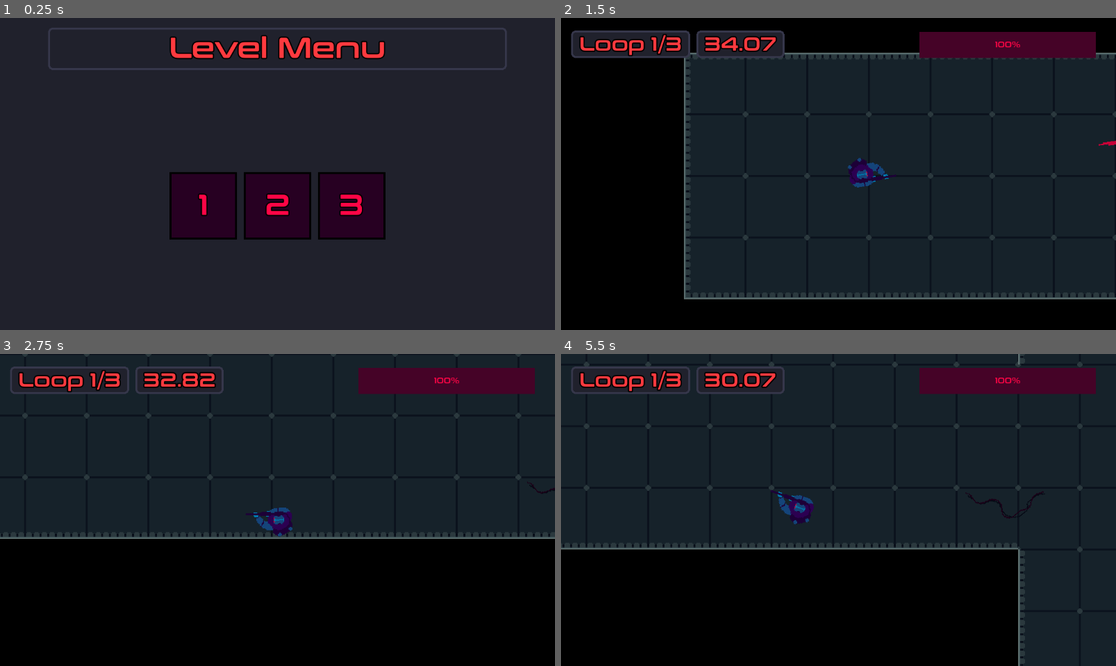
Above: before the commit, frames 1-4 (two rows, left to right).
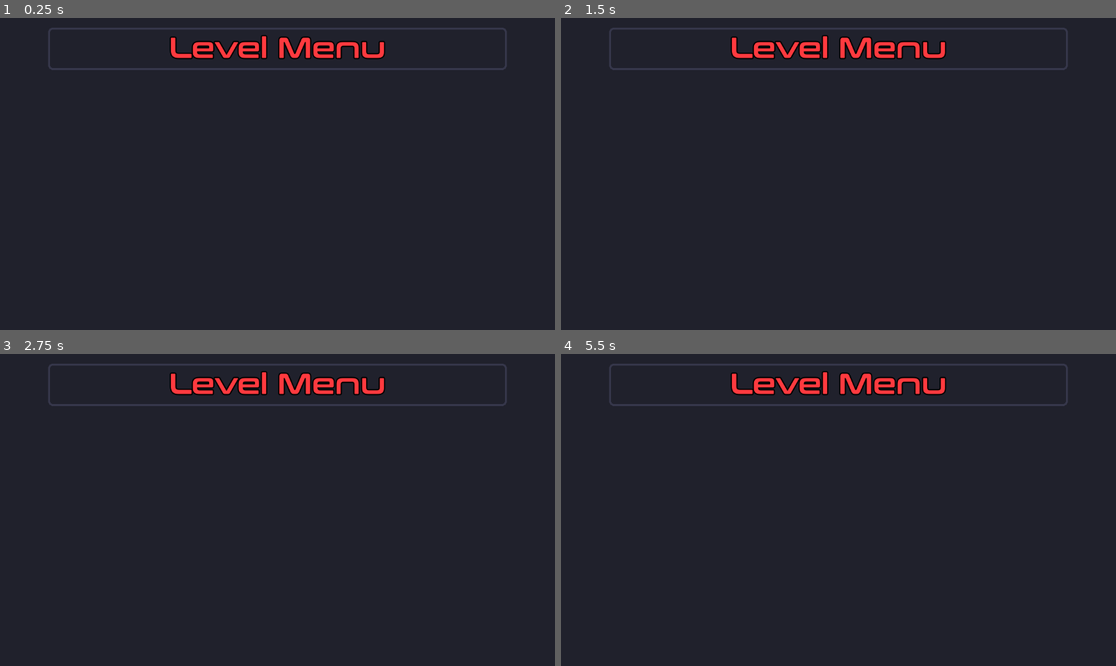
Above: after the commit, the same moments.

Repository: AthertonRoamer/GMTK25
Game: Godot game, scene res://framework/main/main.tscn
Same seed, same stepped clock (60 frames per second), same inputs: the game is played once before the commit and once after it. The engine's default icon, where the game draws it, is replaced by a stand-in: a white triangle on a blue panel in a dark square.
Inputs (mouse positions are in pixels of both pictures, inside the frame that each line leads up to):
- Up to frame 1 (0.25 s): no input
- Up to frame 2 (1.5 s): click (766, 205) at 0.5 s, where only the run before the commit has a clickable "1"; move the mouse to (960, 158) at 1.27 s; press the mouse at (960, 158) at 1.28 s; hold D (walk_right) from 1.28 s (still down)
- Up to frame 3 (2.75 s): move the mouse to (166, 525) at 2.02 s; release D (walk_right) at 2.03 s; release the mouse at (166, 525) at 2.03 s; hold S (walk_down) from 2.03 s (still down); tap Space (resume_game) at 2.1 s
- Up to frame 4 (5.5 s): move the mouse to (894, 441) at 2.77 s; release S (walk_down) at 2.78 s; hold D (walk_right) 2.78-4.28 s; tap W (significant_input) at 2.85, 5.1 s; move the mouse to (810, 572) at 3.52 s; click (810, 572) at 3.6 s; move the mouse to (1005, 556) at 4.27 s; hold Space (resume_game) 4.28-5.03 s; hold A (walk_left) from 4.28 s (still down); move the mouse to (672, 463) at 5.02 s

The runs differ from the first frame. In frame 1, 7.9% of the frame differs, in the area x 30-70%, y 49-72%; in frame 2, 40%; in frame 3, 49%, in the area x 0-100%, y 3-100%; in frame 4, 38%.

Commit message:
minor adjust

Diff:
--- a/gmtk25/framework/game/game.tscn
+++ b/gmtk25/framework/game/game.tscn
@@ -1,34 +1,9 @@
-[gd_scene load_steps=12 format=3 uid="uid://baaluob8u3ca0"]
+[gd_scene load_steps=5 format=3 uid="uid://baaluob8u3ca0"]
 
 [ext_resource type="Script" uid="uid://28c51q8pnt3d" path="res://framework/game/game.gd" id="1_hica5"]
 [ext_resource type="PackedScene" uid="uid://cw01qeyxavh32" path="res://framework/game/level_system/level_menu/level_menu.tscn" id="2_2ckys"]
 [ext_resource type="Script" uid="uid://d3p0l0b5841ro" path="res://framework/game/game_level_manager.gd" id="2_erbt7"]
-[ext_resource type="Script" uid="uid://tidjdpqv0mrg" path="res://framework/game/level_system/level/level_data.gd" id="3_edldn"]
 [ext_resource type="Theme" uid="uid://ctdduf6tq2qx6" path="res://assets/BOETHIUS_THEME.tres" id="3_flr8x"]
-[ext_resource type="PackedScene" uid="uid://bo7ahqq7i826s" path="res://levels/final_levels/level_1.tscn" id="5_1qalo"]
-[ext_resource type="PackedScene" uid="uid://bhevx710242st" path="res://levels/final_levels/level_3.tscn" id="5_10ul7"]
-[ext_resource type="PackedScene" uid="uid://dlu4473vj646i" path="res://levels/test/test_level_2.tscn" id="6_flr8x"]
-
-[sub_resource type="Resource" id="Resource_xqitx"]
-script = ExtResource("3_edldn")
-level_scene = ExtResource("6_flr8x")
-included_in_menu = true
-level_name = ""
-metadata/_custom_type_script = "uid://tidjdpqv0mrg"
-
-[sub_resource type="Resource" id="Resource_y8b25"]
-script = ExtResource("3_edldn")
-level_scene = ExtResource("5_1qalo")
-included_in_menu = true
-level_name = ""
-metadata/_custom_type_script = "uid://tidjdpqv0mrg"
-
-[sub_resource type="Resource" id="Resource_flr8x"]
-script = ExtResource("3_edldn")
-level_scene = ExtResource("5_10ul7")
-included_in_menu = true
-level_name = ""
-metadata/_custom_type_script = "uid://tidjdpqv0mrg"
 
 [node name="Game" type="Node"]
 script = ExtResource("1_hica5")
@@ -40,4 +15,3 @@
 [node name="LevelManager" type="Node" parent="."]
 script = ExtResource("2_erbt7")
 open_level_on_load = false
-level_list = Array[ExtResource("3_edldn")]([SubResource("Resource_xqitx"), SubResource("Resource_y8b25"), SubResource("Resource_flr8x")])
